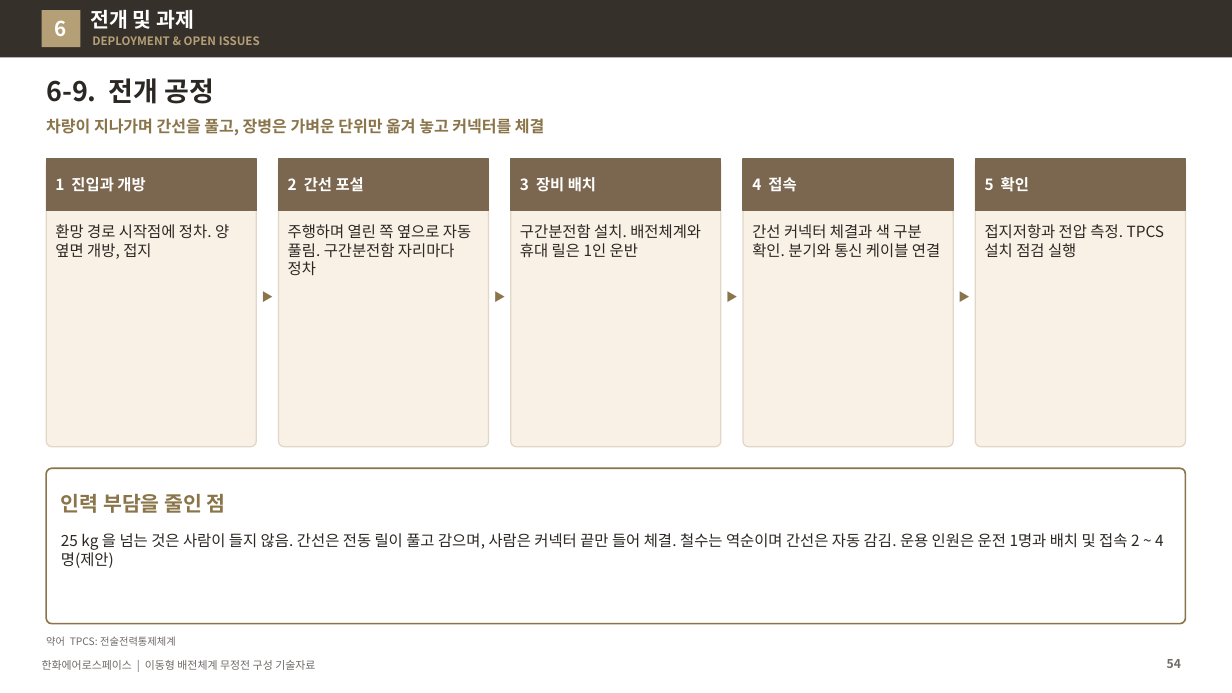
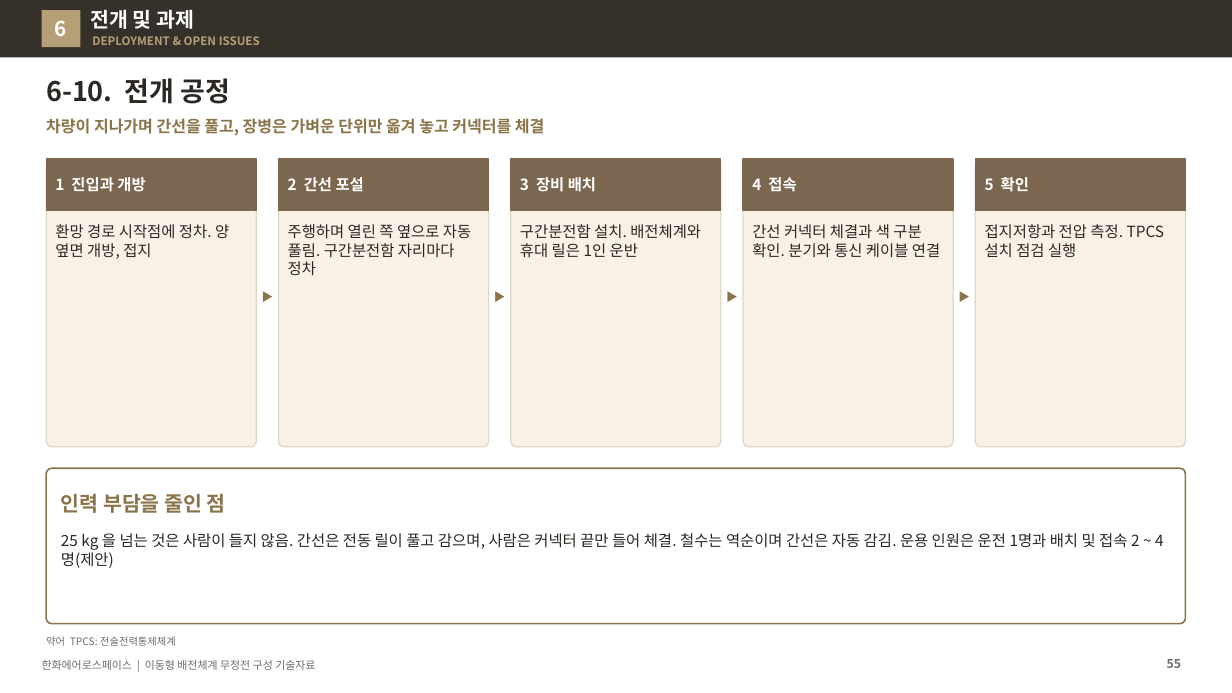
Before and after one commit to byunjd112-hue/headroom, a slide deck: slide 55 of mobile_ems/docs/out/IFPS_이동형배전체계_무정전구성_기술자료_Rev72.pptx (slide 54 before the commit). Drawn at 1232x693 pixels with LibreOffice and Linux fonts; fonts in the diff are those of the drawing. Boxes give left, top, right and bottom in pixels: in the first picture for what was removed or moved away, otherwise in the second. Text is boxed around its words. In the diff, an @@ line names an element or a change of style, - is before the commit and + after.

```diff
--- a/mobile_ems/docs/out/IFPS_이동형배전체계_무정전구성_기술자료_Rev72.pptx
+++ b/mobile_ems/docs/out/IFPS_이동형배전체계_무정전구성_기술자료_Rev72.pptx
@@ title at box(46, 78, 231, 104): text changed @@
-6-9. 전개 공정
+6-10. 전개 공정
@@ page number at box(1167, 659, 1181, 668): text changed @@
-54
+55
```
Also in this commit, not shown: 5 other slides changed, 1 slide added, 2 other files.
